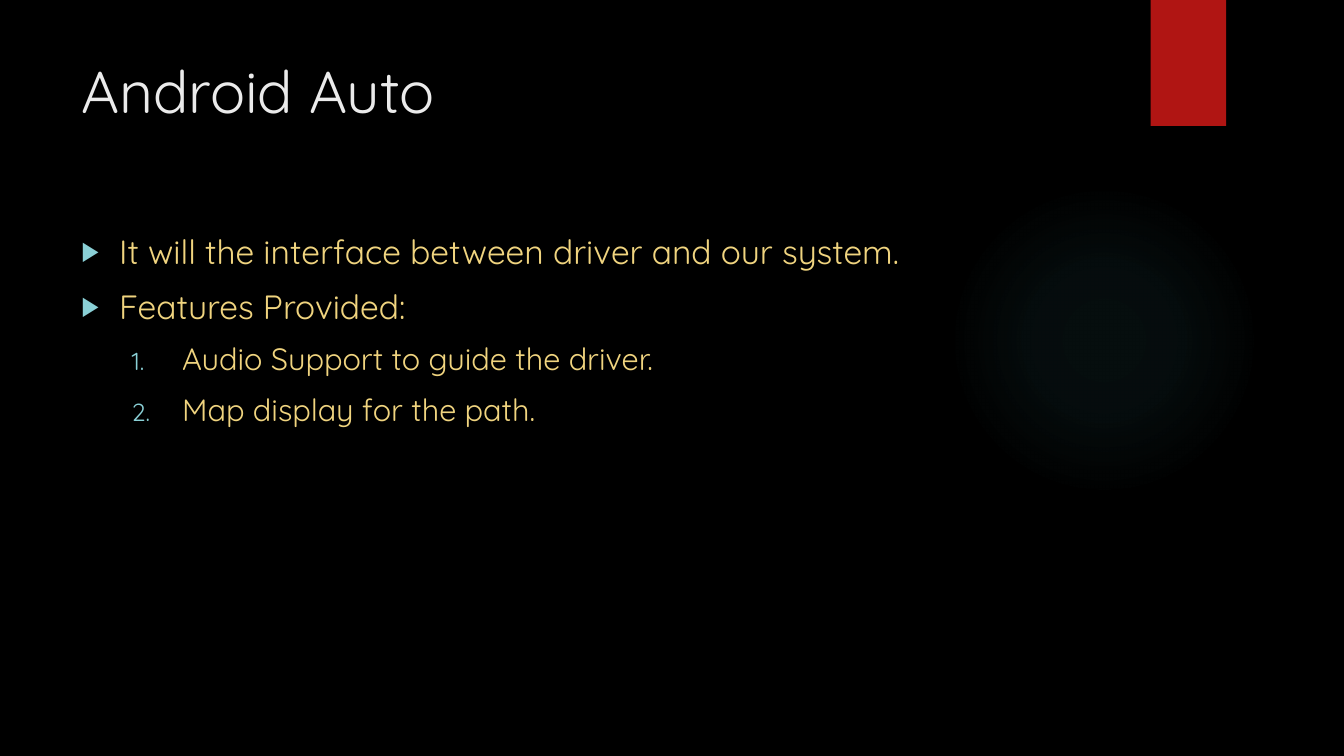
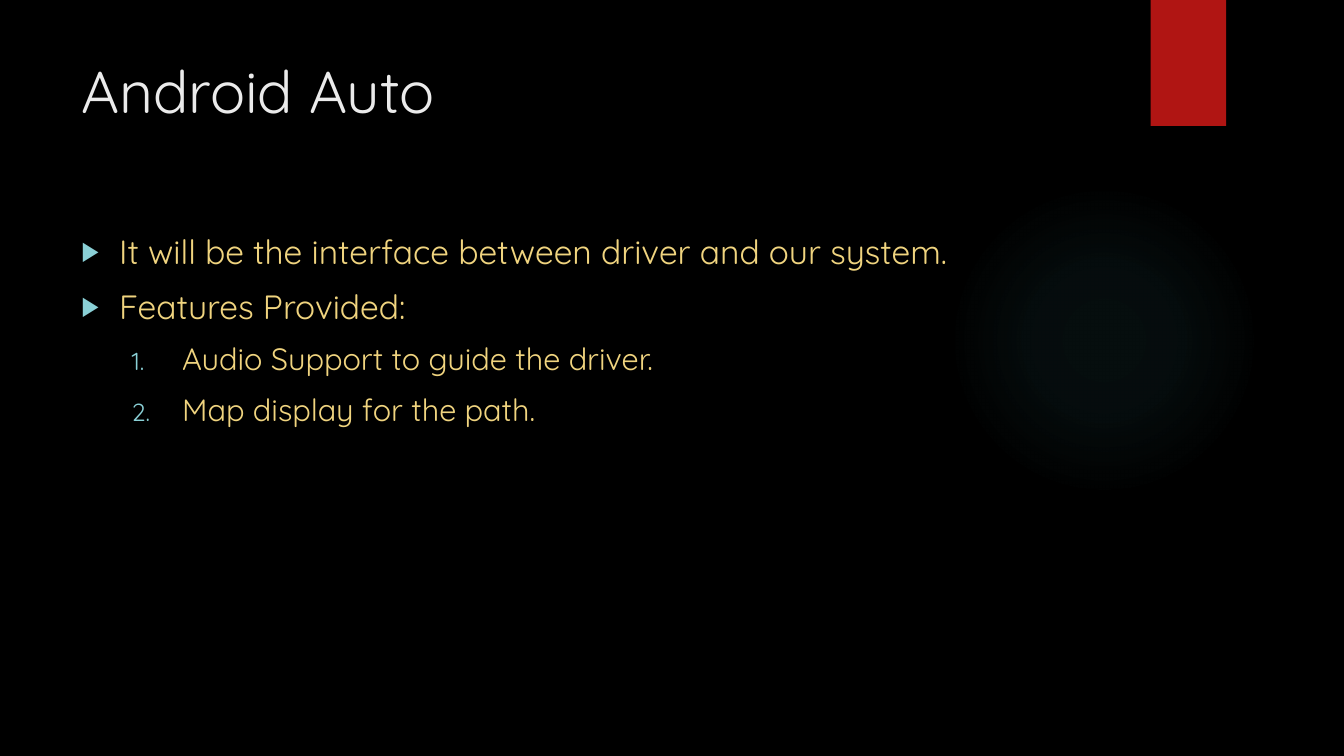
Before and after one commit to meet16/SmartFarm, a slide deck: slide 9 of Ambulance/SmartAmbulance.pptx. Drawn at 1344x756 pixels with LibreOffice and Linux fonts; fonts in the diff are those of the drawing; background and template pictures are left out. Boxes give left, top, right and bottom in pixels: in the first picture for what was removed or moved away, otherwise in the second. Text is boxed around its words. In the diff, an @@ line names an element or a change of style, - is before the commit and + after.

```diff
--- a/Ambulance/SmartAmbulance.pptx
+++ b/Ambulance/SmartAmbulance.pptx
@@ text at [119, 239, 947, 271]: text changed @@
-▶ It will the interface between driver and our system.
+▶ It will be the interface between driver and our system.
```
Also in this commit, not shown: 4 other slides changed, 1 slide added, 1 other file.
